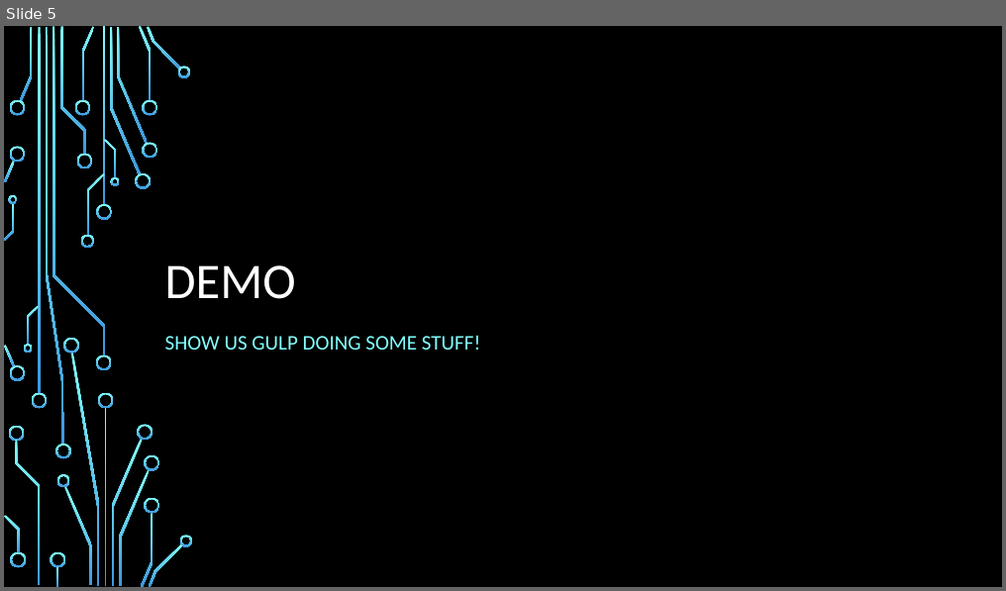
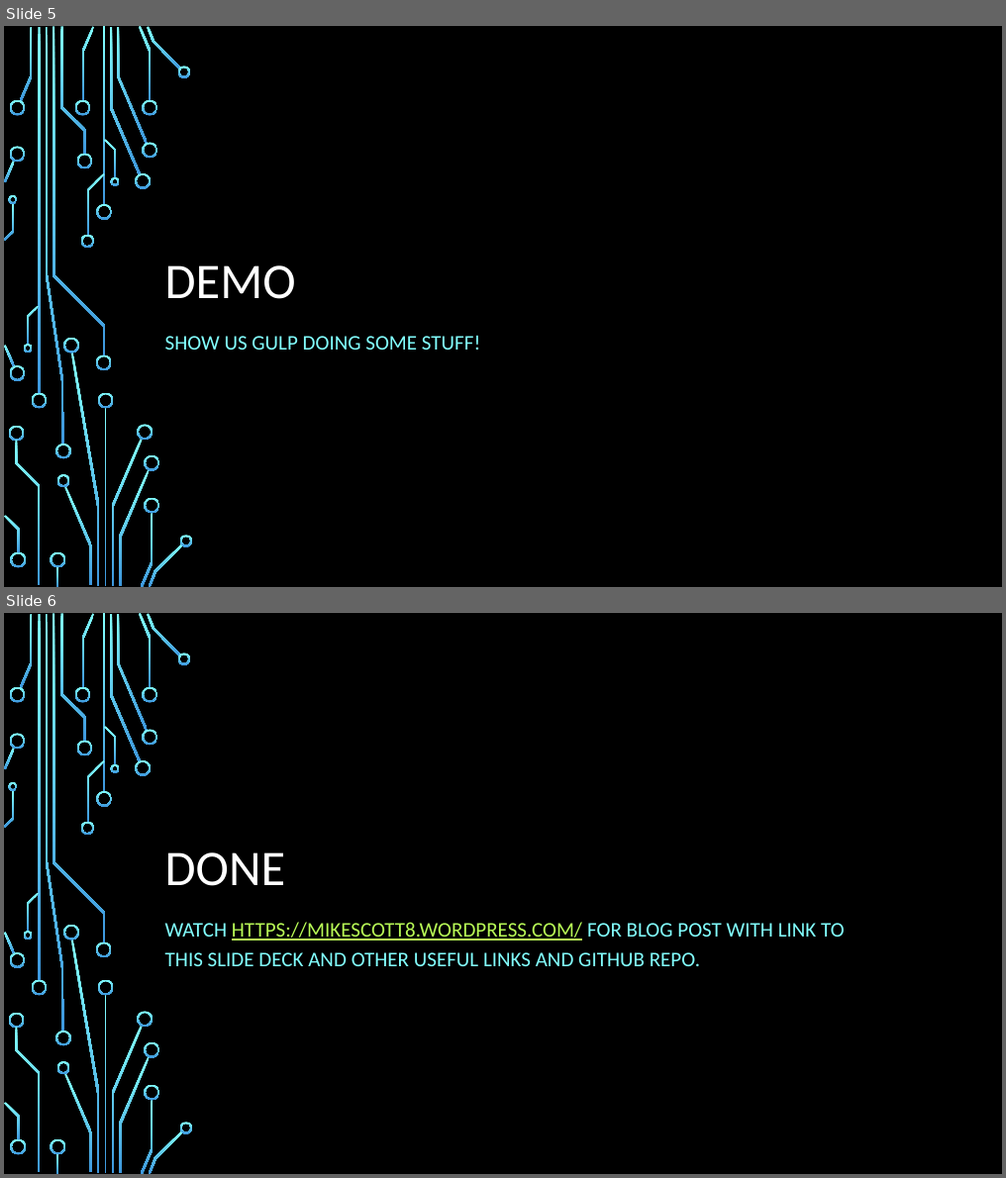
Before and after one commit to mikescott8/DCC2016-10, a slide deck: Presentation/Desert Code Camp 2016 - Gulp.pptx. Shown one above the other, each under a label of ours: slide 5 before the commit, slides 5 and 6 after it. The pictures are 1006x591 and 1006x1178 pixels, drawn with LibreOffice and Linux fonts; fonts in the diff are those of the drawing; background and template pictures are left out. Boxes give left, top, right and bottom in pixels: in the first picture for what was removed or moved away, otherwise in the second. Text is boxed around its words. In the diff, an @@ line names an element or a change of style, - is before the commit and + after.

Commit message:
added final slide

```diff
--- a/Presentation/Desert Code Camp 2016 - Gulp.pptx
+++ b/Presentation/Desert Code Camp 2016 - Gulp.pptx
@@ slide 6 added at (4,613,1002,1174), background picture (left out); not listed: 54 template elements that a slide beside it also shows @@
@@ title added at (165,853,285,886), 48 pt, text #FFFFFF @@
+DONE
@@ subtitle added at (165,922,845,966), 20 pt, text #82FFFF @@
+WATCH HTTPS://MIKESCOTT8.WORDPRESS.COM/ FOR BLOG POST WITH LINK TO THIS SLIDE DECK AND OTHER USEFUL LINKS AND GITHUB REPO.
```
